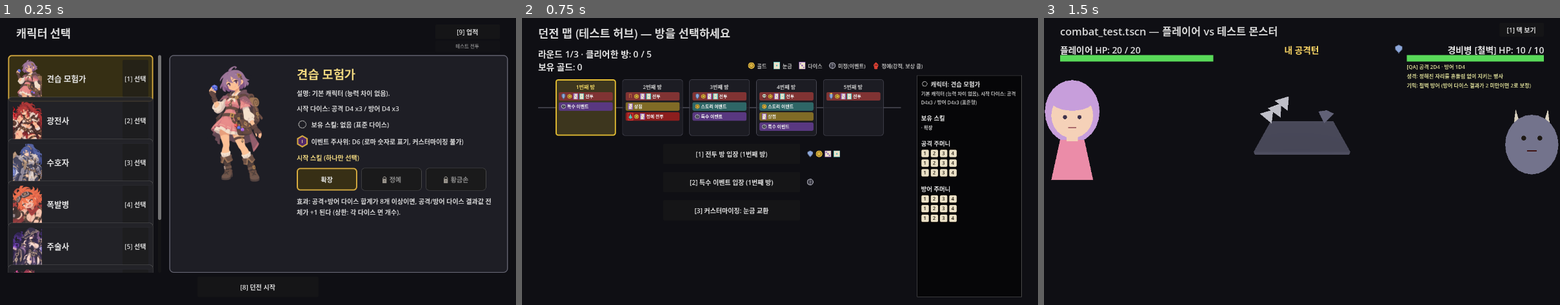
Above: before the commit, frames 1-3 (left to right).
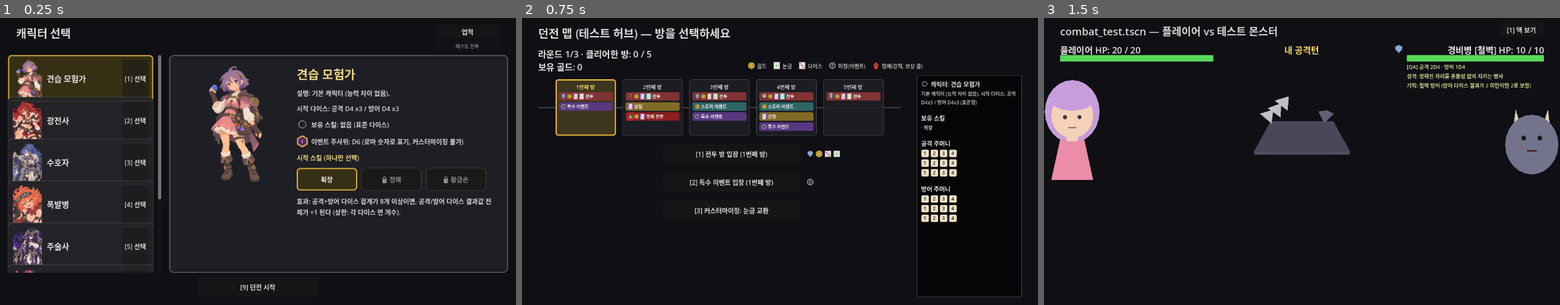
Above: after the commit, the same moments.

Repository: YGseok/ProjectD
Game: Godot game, scene res://code/scenes/character_select.tscn
Two runs of this game, one before a commit and one after it. Both use one fixed random seed, a clock stepped at 60 frames per second and the inputs below.
Inputs:
- Up to frame 1 (0.25 s): no input
- Up to frame 2 (0.75 s): click "[8] 던전 시작" (after the commit: "[9] 던전 시작") at 0.5 s
- Up to frame 3 (1.5 s): click "[1] 전투 방 입장 (1번째 방)" at 1.25 s

The runs differ from the first frame. In frame 1, 0.1% of the frame differs, in the area x 30-93%, y 3-95%; in frame 2, nothing differs; in frame 3, nothing differs.

Commit message:
feat(pirate): [대형 기획 9] I-1 해적 캐릭터 + cannon_volley 기믹 플러밍
캐릭터 8종째 "해적"(id pirate, 공격D4x2/방어D4x3) 추가. 3번째 공격턴마다
평소 데미지와 별도로 방어 무시 고정 피해(ceil(공격합계/2))를 주는
"함포 일제사격" 기믹을 순수 함수(_cannon_volley_damage)로 구현하고
_resolve_exchange()에 배선. skill_icon.gd에 포신+포탄 아이콘 추가,
dice_test.gd에 계산 결과 기반 단위 테스트 추가(전체 PASS). 캐릭터 선택
화면에서 8번째 카드가 겹침/스크롤 문제 없이 보이는지 QA 확인.

다음은 I-2(업적 + 시작 스킬 배정).

Diff:
--- a/code/scenes/character_select.gd
+++ b/code/scenes/character_select.gd
@@ -659,6 +659,25 @@
 	_on_test_battle_pressed()
 
 
+## QA 전용: "해적" 카드를 고른 상태 + 왼쪽 목록 스크롤을 맨 아래로 내린 상태를 한 번에
+## 검증한다(INBOX.md 2026-10-08 [대형 기획 9] I-1 신규, _debug_show_achievements_
+## scrolled()와 같은 이유로 call_deferred — ScrollContainer의 스크롤 범위는 레이아웃
+## 정렬이 끝나야 갱신된다). 8번째(목록 맨 아래) 카드라 (1) 왼쪽 목록이 겹침/잘림 없이
+## 스크롤되는지, (2) 상세 패널에 cannon_volley 기믹 아이콘(SkillIcon)이 겹침 없이
+## 그려지는지 둘 다 한 스크린샷으로 확인할 수 있다.
+func _debug_select_pirate() -> void:
+	_on_card_selected("pirate")
+	call_deferred("_debug_scroll_to_bottom")
+
+
+## QA 전용: 왼쪽 캐릭터 목록(ScrollContainer) 스크롤을 맨 아래로 내린다
+## (achievement_panel.gd._debug_scroll_to_bottom()과 같은 패턴).
+func _debug_scroll_to_bottom() -> void:
+	var scroll := $CardsContainer as ScrollContainer
+	if scroll != null:
+		scroll.scroll_vertical = 100000
+
+
 ## QA 전용: 이전 QA 실행에서 남은 해금 상태가 섞이지 않도록 초기화한 뒤, 업적 하나를
 ## 미리 해금해 "잠김/해금" 두 상태가 동시에 보이는 화면을 스크린샷으로 검증한다.
 func _debug_show_achievements() -> void:
--- a/code/scenes/combat_test.gd
+++ b/code/scenes/combat_test.gd
@@ -150,6 +150,17 @@
 static func _diverse_bonus(diverse_type_count: int) -> int:
 	return 1 if diverse_type_count >= 3 else 0
 
+## "함포 일제사격"(cannon_volley, 해적 전용 기믹, INBOX.md 2026-10-08 [대형 기획 9] I-1)
+## 고정 피해 계산 — turn_count(이번 공격이 전투 중 몇 번째 플레이어 공격턴인지, 1부터
+## 시작)가 cycle의 배수일 때만 ceil(attack_sum / 2.0)을 돌려주고, 그 외에는 0(아직
+## 장전 중). 호출부(_resolve_exchange)가 반환값이 0이면 아무 일도 하지 않는다 —
+## 다른 시작 스킬들과 같은 이유(물리 없이 dice_test.gd가 직접 호출해 "조건별 결과
+## 숫자"를 검증할 수 있게)로 순수 함수 분리.
+static func _cannon_volley_damage(attack_sum: int, turn_count: int, cycle: int) -> int:
+	if cycle <= 0 or turn_count % cycle != 0:
+		return 0
+	return ceili(attack_sum / 2.0)
+
 const SETTLE_LIN_THRESHOLD := 0.08
 const SETTLE_ANG_THRESHOLD := 0.5
 const SETTLE_MIN_FRAMES := 10
@@ -261,6 +272,13 @@
 var player_guard_pending := false
 const GUARD_STACK_THRESHOLD := 3
 const GUARD_DICE_SIDES := 20
+
+## "cannon_volley" 캐릭터 기믹(플레이어블 캐릭터 "해적") 전용 전투 중 상태 — 스택형
+## (explosive_stack/guard_stack)과 달리 "몇 번째 공격턴인가"만 센다(최댓값/최솟값과
+## 무관). CANNON_VOLLEY_CYCLE(기본 3)번째 공격턴마다 _cannon_volley_damage()가 고정
+## 피해를 계산한다. 전투마다(_reset_player_battle_state()) 0으로 초기화.
+var player_attack_turn_count := 0
+const CANNON_VOLLEY_CYCLE := 3
 
 ## 캐릭터 스킬(RunState.skill_flags) 전투 중 상태 — INBOX.md [미니 기획 C]-3/4
 ## (2026-09-16)가 확정한 공용 스킬 2종 + 광전사 전용 고유 스킬 1종의 실제 효과 배선.
@@ -816,6 +834,7 @@
 	player_explosive_pending = false
 	player_guard_stacks = 0
 	player_guard_pending = false
+	player_attack_turn_count = 0
 	player_deep_breath_used = false
 	player_vanguard_used = false
 	player_bulwark_used = false
@@ -1374,6 +1393,19 @@
 	if is_player_attacking:
 		monster_hp = max(0, monster_hp - dmg)
 		logs.append("플레이어 공격 %d vs 몬스터 방어 %d -> 데미지 %d (몬스터 HP %d)" % [atk_total, def_total, dmg, monster_hp])
+		# "함포 일제사격"(cannon_volley, 해적 전용 기믹): 평소 데미지와 별도로 방어 무시
+		# 고정 피해를 추가한다. 몬스터 HP 0 이하가 될 수도 있으므로, 이후 counter/revive
+		# 판정(및 그 아래 "monster_hp <= 0" 승패 판정)이 이 피해까지 포함된 monster_hp를
+		# 보도록 여기(= 승패 판정 "전")에서 적용한다.
+		if player_dice_gimmick == "cannon_volley":
+			player_attack_turn_count += 1
+			var cannon_dmg := _cannon_volley_damage(atk_total, player_attack_turn_count, CANNON_VOLLEY_CYCLE)
+			if cannon_dmg > 0:
+				monster_hp = max(0, monster_hp - cannon_dmg)
+				logs.append("함포 일제사격! (고정 %d 피해, 몬스터 HP %d)" % [cannon_dmg, monster_hp])
+			else:
+				var cannon_remaining := CANNON_VOLLEY_CYCLE - (player_attack_turn_count % CANNON_VOLLEY_CYCLE)
+				logs.append("함포 장전 (남은 %d턴)" % cannon_remaining)
 	else:
 		player_hp = max(0, player_hp - dmg)
 		logs.append("몬스터 공격 %d vs 플레이어 방어 %d -> 데미지 %d (플레이어 HP %d)" % [atk_total, def_total, dmg, player_hp])
--- a/code/scenes/dice_test.gd
+++ b/code/scenes/dice_test.gd
@@ -267,6 +267,10 @@
 	lines.append("")
 	lines.append("[H-3: 성장 + 보유 스킬 세팅 검증: 프리셋/직접 설정이 실제 주머니 개수/면 개수/골드/인벤토리/skill_flags로 반영되는지]")
 	all_pass = _check_h3_test_battle_growth(lines) and all_pass
+
+	lines.append("")
+	lines.append("[I-1: 해적(pirate) 캐릭터 + cannon_volley 기믹 검증: character_profiles.gd PROFILES / combat_test.gd _cannon_volley_damage / skill_icon.gd SkillIcon]")
+	all_pass = _check_i1_pirate_cannon_volley(lines) and all_pass
 
 	lines.append("")
 	lines.append("결과: %s" % ("PASS" if all_pass else "FAIL"))
@@ -5428,3 +5432,73 @@
 	RunState.test_room_index = test_room_backup
 	RunState.reset_run(character_backup)
 	return ok
+
+
+## [대형 기획 9] I-1(2026-10-08) 검증 — "해적"(pirate) 캐릭터 + cannon_volley 기믹.
+## F-3 원칙대로 "계산 결과가 실제로 바뀌는가"를 확인한다: (1) combat_test.gd의 순수
+## 함수 _cannon_volley_damage(attack_sum, turn_count, cycle)가 1·2번째 턴은 0을,
+## 3번째 턴은 ceil(합/2)을, 6번째 턴에 다시 발동하는지(cycle=3 기준). 이 함수는
+## 애초에 방어 값을 매개변수로 받지 않으므로 "방어가 아무리 높아도 고정 피해 불변"은
+## 함수 서명 자체로 보장된다(별도 호출로 재확인). (2) character_profiles.gd PROFILES에
+## pirate가 gimmick="cannon_volley"/공격2/방어3으로 등록됐는지. (3) 전투 간 카운터
+## 리셋 — _reset_player_battle_state()가 player_attack_turn_count를 0으로 되돌리는지.
+## (4) skill_icon.gd SkillIcon.CATEGORIES에 "cannon_volley"가 있는지(없으면
+## _check_skill_icons가 이미 FAIL로 잡아내지만, 여기서도 직접 재확인).
+func _check_i1_pirate_cannon_volley(lines: PackedStringArray) -> bool:
+	var ok := true
+	var combat_script := load("res://code/scenes/combat_test.gd")
+
+	# (1) 1~9턴, cycle=3: 0,0,X,0,0,X,0,0,X (X=ceil(합/2))
+	var damage_sequence_ok := true
+	for turn in range(1, 10):
+		var expect: int = ceili(17 / 2.0) if turn % 3 == 0 else 0
+		var got: int = combat_script._cannon_volley_damage(17, turn, 3)
+		if got != expect:
+			damage_sequence_ok = false
+	ok = damage_sequence_ok and ok
+	lines.append("  _cannon_volley_damage(attack_sum=17, turn=1..9, cycle=3): 0,0,9,0,0,9,0,0,9 패턴 일치=%s -> %s" % [
+		damage_sequence_ok, "OK" if damage_sequence_ok else "FAIL"
+	])
+
+	# 홀수/짝수 attack_sum 반올림(ceil) 확인.
+	var rounding_ok: bool = combat_script._cannon_volley_damage(7, 3, 3) == 4 \
+		and combat_script._cannon_volley_damage(8, 3, 3) == 4
+	ok = rounding_ok and ok
+	lines.append("  _cannon_volley_damage(7, 3, 3)=%d(기대 4=ceil(3.5)) _cannon_volley_damage(8, 3, 3)=%d(기대 4) -> %s" % [
+		combat_script._cannon_volley_damage(7, 3, 3), combat_script._cannon_volley_damage(8, 3, 3),
+		"OK" if rounding_ok else "FAIL"
+	])
+
+	# "방어가 아무리 높아도 고정 피해 불변" — 함수가 방어 값을 전혀 받지 않으므로 같은
+	# attack_sum/turn/cycle이면 항상 같은 결과(호출 2회 비교로 재확인).
+	var defense_irrelevant_ok: bool = combat_script._cannon_volley_damage(10, 3, 3) == combat_script._cannon_volley_damage(10, 3, 3)
+	ok = defense_irrelevant_ok and ok
+	lines.append("  _cannon_volley_damage는 방어 값을 매개변수로 받지 않음(방어 무관 고정 피해) -> %s" % ("OK" if defense_irrelevant_ok else "FAIL"))
+
+	# (2) character_profiles.gd PROFILES에 pirate 등록 확인.
+	var pirate_profile := CharacterProfiles.get_profile("pirate")
+	var pirate_profile_ok: bool = pirate_profile["gimmick"] == "cannon_volley" \
+		and pirate_profile["attack_count"] == 2 and pirate_profile["defense_count"] == 3
+	ok = pirate_profile_ok and ok
+	lines.append("  get_profile(pirate): gimmick=%s 공격=%d 방어=%d (기대 cannon_volley,2,3) -> %s" % [
+		pirate_profile["gimmick"], pirate_profile["attack_count"], pirate_profile["defense_count"],
+		"OK" if pirate_profile_ok else "FAIL"
+	])
+
+	# (3) 전투 간 카운터 리셋.
+	var combat_instance = combat_script.new()
+	combat_instance.player_attack_turn_count = 5
+	combat_instance._reset_player_battle_state()
+	var reset_ok: bool = combat_instance.player_attack_turn_count == 0
+	ok = reset_ok and ok
+	lines.append("  _reset_player_battle_state() 후 player_attack_turn_count=%d (기대 0) -> %s" % [
+		combat_instance.player_attack_turn_count, "OK" if reset_ok else "FAIL"
+	])
+	combat_instance.free()
+
+	# (4) 아이콘 카테고리 등록 확인.
+	var icon_ok: bool = SkillIcon.CATEGORIES.has("cannon_volley")
+	ok = icon_ok and ok
+	lines.append("  SkillIcon.CATEGORIES.has(\"cannon_volley\")=%s -> %s" % [icon_ok, "OK" if icon_ok else "FAIL"])
+
+	return ok
--- a/code/scenes/skill_icon.gd
+++ b/code/scenes/skill_icon.gd
@@ -19,8 +19,9 @@
 ## - "guard_stack": 수호 스택 (겹겹의 방패)
 ## - "charm_flip": 매혹 (하트 모양, 2026-09-24 [대형 기획 4]-B "매혹사" 신규)
 ## - "juggle_swap": 저글링 (교차하는 화살표 2개, 2026-09-24 [대형 기획 4]-C "곡예사" 신규)
+## - "cannon_volley": 함포 (포탄 모양, 2026-10-08 [대형 기획 9] I-1 "해적" 신규)
 
-const CATEGORIES := ["", "min_max_only", "fixed_defense_die", "explosive_stack", "guard_stack", "charm_flip", "juggle_swap"]
+const CATEGORIES := ["", "min_max_only", "fixed_defense_die", "explosive_stack", "guard_stack", "charm_flip", "juggle_swap", "cannon_volley"]
 
 var category: String = "":
 	set(v):
@@ -34,6 +35,7 @@
 const COLOR_GUARD := Color(0.55, 0.6, 0.65)
 const COLOR_CHARM := Color(0.85, 0.2, 0.5)
 const COLOR_JUGGLE := Color(0.9, 0.75, 0.15)
+const COLOR_CANNON := Color(0.12, 0.65, 0.63)
 
 
 func _ready() -> void:
@@ -58,6 +60,8 @@
 			_draw_heart()
 		"juggle_swap":
 			_draw_swap_arrows()
+		"cannon_volley":
+			_draw_cannon()
 		_:
 			pass
 
@@ -151,3 +155,19 @@
 		var a: float = TAU * i / (spikes * 2.0) - PI / 2
 		points.append(center + Vector2(cos(a), sin(a)) * r)
 	draw_colored_polygon(points, COLOR_EXPLOSIVE)
+
+
+## "cannon_volley"(해적) 전용 아이콘 — 비스듬한 포신(사각형) + 포탄(원) + 발사 궤적
+## 점선 느낌의 작은 원 2개로 "함포 일제사격"을 근사한다(achievement_icon.gd류처럼
+## draw_rect/draw_circle 조합만으로 별도 벡터 에셋 없이 그림).
+func _draw_cannon() -> void:
+	var barrel := PackedVector2Array([
+		Vector2(size.x * 0.18, size.y * 0.78),
+		Vector2(size.x * 0.78, size.y * 0.22),
+		Vector2(size.x * 0.68, size.y * 0.1),
+		Vector2(size.x * 0.08, size.y * 0.66),
+	])
+	draw_colored_polygon(barrel, COLOR_CANNON.darkened(0.25))
+	draw_circle(Vector2(size.x * 0.28, size.y * 0.72), size.x * 0.2, COLOR_CANNON)
+	draw_circle(Vector2(size.x * 0.68, size.y * 0.3), size.x * 0.08, COLOR_CANNON)
+	draw_circle(Vector2(size.x * 0.84, size.y * 0.16), size.x * 0.05, COLOR_CANNON.lightened(0.15))
--- a/code/systems/character_profiles.gd
+++ b/code/systems/character_profiles.gd
@@ -75,6 +75,15 @@
 ##                     개조 아이템으로 면 구성이 달라진 뒤에는 "어느 다이스가 어느 역할로
 ##                     굴러갈지 뒤섞여 있다"는 정체성이 체감된다(INBOX.md 2026-09-24
 ##                     [대형 기획 4]-C "곡예사" 전용, 런 시작 1회만 — 매 전투 재적용 아님)
+##   "cannon_volley" : 정적 다이스 개조 없음(explosive_stack/guard_stack/charm_flip과
+##                     동일) — 대신 combat_test.gd가 플레이어 공격턴 수를 전투마다 센다
+##                     (player_attack_turn_count). CANNON_VOLLEY_CYCLE(기본 3)번째
+##                     공격턴마다, 평소 데미지 계산과 별도로 ceil(그 턴 공격 합계 / 2)의
+##                     고정 피해(몬스터 방어/armor/guard_up 무시)를 몬스터 HP에 바로
+##                     적용한다 — 반응 공식은 combat_test.gd의 _cannon_volley_damage()
+##                     순수 함수(INBOX.md 2026-10-08 [대형 기획 9] I-1 "해적" 전용,
+##                     시간 기반 "주기형" 기믹 — 다른 기믹들의 "최댓값 스택형"과 축이
+##                     다름). 전투가 끝나면 카운터가 초기화된다(_reset_player_battle_state()).
 ## GIMMICK_LABELS: 캐릭터 선택 화면의 상세 정보 패널(2026-09-15 신설, INBOX.md
 ## 2026-09-14 "패널 선택시 오른쪽에 상세 정보를 제공, 초기 제공 주사위/보유 스킬 등"
 ## 반영)에서 "보유 스킬" 줄에 쓸 짧은 이름표. gimmick 필드 값(위 주석 참고) ->
@@ -88,6 +97,7 @@
 	"guard_stack": "수호 스택 (방어 최댓값 3회 누적 → 1D20)",
 	"charm_flip": "매혹 (매 턴 최저값 다이스 1개를 최댓값으로 전환)",
 	"juggle_swap": "저글링 (런 시작 시 공격/방어 다이스 1개씩 맞교환)",
+	"cannon_volley": "함포 (3번째 공격턴마다 고정 피해)",
 }
 
 const PROFILES := [
@@ -174,6 +184,18 @@
 		"event_die_sides": 6,
 		"hair_color": Color(0.95, 0.85, 0.25),
 		"dress_color": Color(0.5, 0.15, 0.75),
+	},
+	{
+		"id": "pirate",
+		"name": "해적",
+		"desc": "약탈과 함포의 해적 선장 — 3번째 공격턴마다 함포가 방어를 무시하고 공격 합계의 절반만큼 고정 피해를 준다. 시작 다이스: 공격 D4x2 / 방어 D4x3 (다이스는 적지만 함포가 보완)",
+		"concept": "약탈과 함포의 해적 선장 — 3번째 공격턴마다 함포가 방어를 무시하고 공격 합계의 절반만큼 고정 피해를 준다.",
+		"gimmick": "cannon_volley",
+		"attack_count": 2,
+		"defense_count": 3,
+		"event_die_sides": 6,
+		"hair_color": Color(0.055, 0.29, 0.31),
+		"dress_color": Color(0.12, 0.65, 0.63),
 	},
 ]
 
Not shown, changed: docs/STATUS.md
Not shown, changed: docs/STATUS_ARCHIVE.md
Not shown, changed: docs/feedback/INBOX.md
